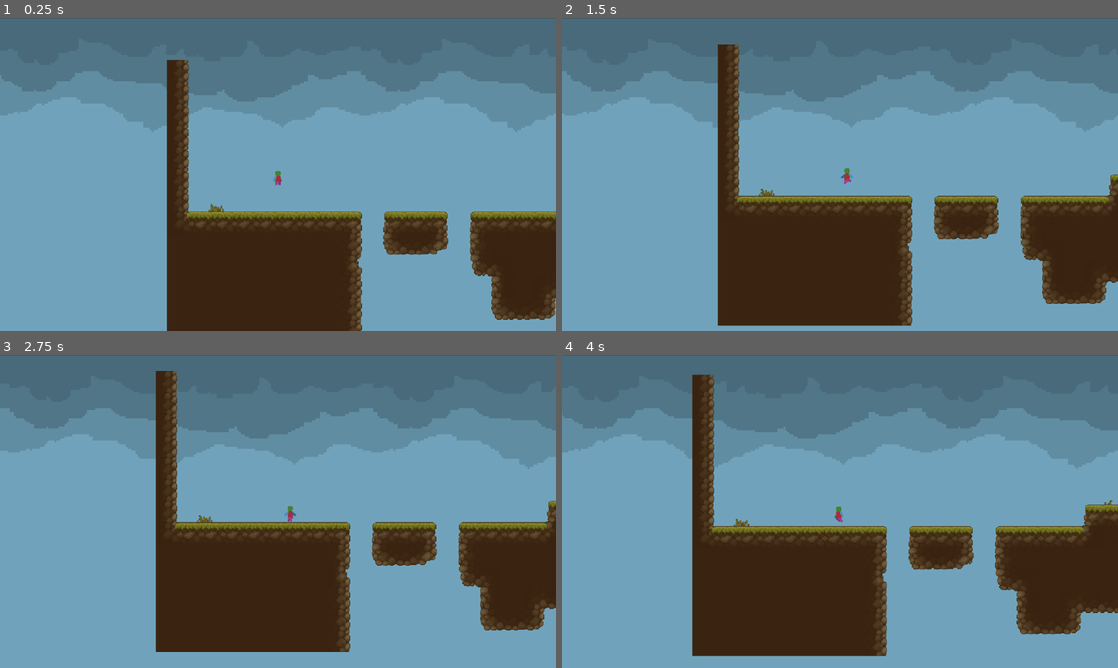
Above: before the commit, frames 1-4 (two rows, left to right).
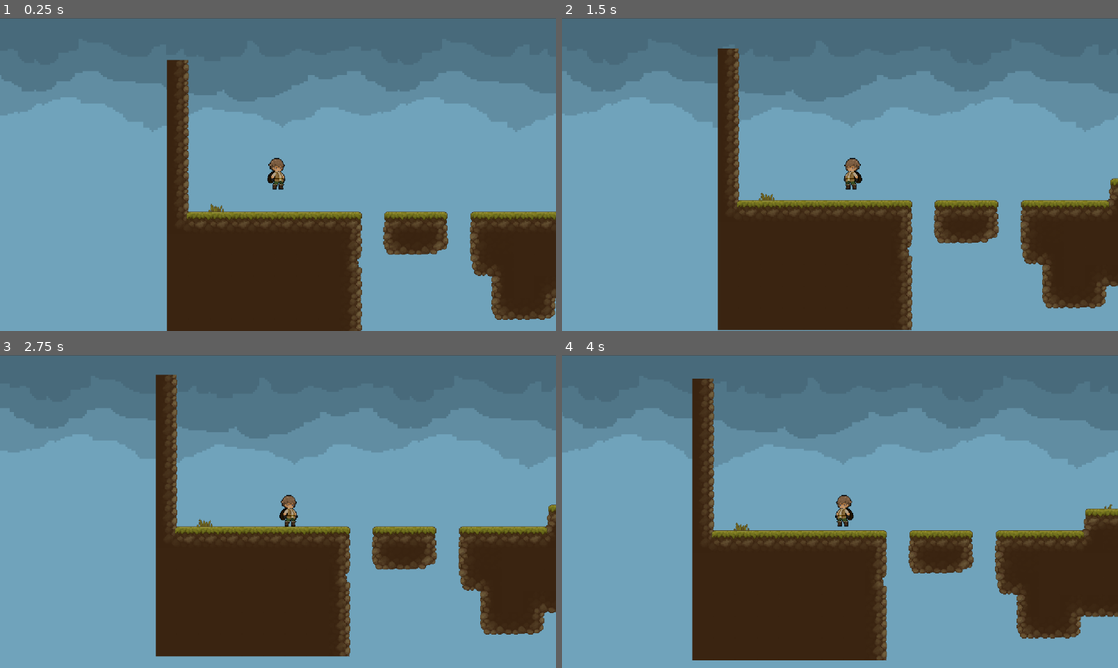
Above: after the commit, the same moments.

Repository: Evangelische-Zinzendorfschulen-Herrnhut/Platformer10-2
Game: Godot game, scene res://level/level.tscn
Same seed, same stepped clock (60 frames per second), same inputs: the game is played once before the commit and once after it.
Inputs:
- Up to frame 1 (0.25 s): no input
- Up to frame 2 (1.5 s): hold D (right) 0.53-1.28 s; tap Space (jump) at 0.77 s; hold A (left) from 1.28 s (still down)
- Up to frame 3 (2.75 s): tap Space (jump) at 1.52 s; release A (left) at 2.03 s; hold D (right) from 2.03 s (still down)
- Up to frame 4 (4 s): tap Space (jump) at 3.02, 3.77 s; release D (right) at 3.53 s; hold A (left) from 3.53 s (still down)

The runs differ from the first frame. In frame 1, 0.2% of the frame differs, in the area x 48-52%, y 44-55%; in frame 2, 4.4%; in frame 3, 4.4%; in frame 4, 4.7%, in the area x 23-100%, y 6-98%.

Commit message:
Player-Textur
Idle-Animation von Marie & Terra eingefügt, Projekteinstellungen geändert

Diff:
--- a/level/level.tscn
+++ b/level/level.tscn
@@ -2692,6 +2692,7 @@
 sources/0 = SubResource("TileSetAtlasSource_44x8d")
 
 [node name="Level" type="Node2D"]
+texture_filter = 1
 
 [node name="TileMap_Ground" type="TileMapLayer" parent="."]
 tile_map_data = PackedByteArray("AAAAAAcAAAABAAAAAAABAAcAAAABAAAAAAACAAcAAAABAAAAAAADAAcAAAABAAAAAAD//wcAAAABAAYAAAAFAA …(4224 unchanged characters)…
--- a/player/player.tscn
+++ b/player/player.tscn
@@ -1,76 +1,28 @@
-[gd_scene load_steps=19 format=3 uid="uid://dwm841xtadpl5"]
+[gd_scene load_steps=10 format=3 uid="uid://dwm841xtadpl5"]
 
-[ext_resource type="Texture2D" uid="uid://dtecs5ea8vrfr" path="res://assets/Character base.png" id="1_oul6g"]
 [ext_resource type="Script" uid="uid://b0tx4x088yg8y" path="res://player/player.gd" id="1_rkbax"]
-
-[sub_resource type="AtlasTexture" id="AtlasTexture_rkbax"]
-atlas = ExtResource("1_oul6g")
-region = Rect2(0, 0, 32, 32)
-
-[sub_resource type="AtlasTexture" id="AtlasTexture_g1dw6"]
-atlas = ExtResource("1_oul6g")
-region = Rect2(0, 32, 32, 32)
-
-[sub_resource type="AtlasTexture" id="AtlasTexture_yw30f"]
-atlas = ExtResource("1_oul6g")
-region = Rect2(32, 32, 32, 32)
+[ext_resource type="SpriteFrames" uid="uid://d2713jtx3qd8g" path="res://player/player_animations_old.tres" id="2_g1dw6"]
+[ext_resource type="Texture2D" uid="uid://0hgtt8wk5so4" path="res://assets/player/player_m_idle.png" id="3_yw30f"]
 
 [sub_resource type="AtlasTexture" id="AtlasTexture_qjkh3"]
-atlas = ExtResource("1_oul6g")
-region = Rect2(64, 32, 32, 32)
+atlas = ExtResource("3_yw30f")
+region = Rect2(0, 0, 64, 64)
 
 [sub_resource type="AtlasTexture" id="AtlasTexture_g6k8r"]
-atlas = ExtResource("1_oul6g")
-region = Rect2(96, 32, 32, 32)
+atlas = ExtResource("3_yw30f")
+region = Rect2(64, 0, 64, 64)
 
 [sub_resource type="AtlasTexture" id="AtlasTexture_boad6"]
-atlas = ExtResource("1_oul6g")
-region = Rect2(128, 32, 32, 32)
+atlas = ExtResource("3_yw30f")
+region = Rect2(0, 64, 64, 64)
 
 [sub_resource type="AtlasTexture" id="AtlasTexture_rgyib"]
-atlas = ExtResource("1_oul6g")
-region = Rect2(160, 32, 32, 32)
+atlas = ExtResource("3_yw30f")
+region = Rect2(64, 64, 64, 64)
 
-[sub_resource type="AtlasTexture" id="AtlasTexture_hg6s5"]
-atlas = ExtResource("1_oul6g")
-region = Rect2(0, 64, 32, 32)
-
-[sub_resource type="AtlasTexture" id="AtlasTexture_8t03j"]
-atlas = ExtResource("1_oul6g")
-region = Rect2(32, 64, 32, 32)
-
-[sub_resource type="AtlasTexture" id="AtlasTexture_2ieo8"]
-atlas = ExtResource("1_oul6g")
-region = Rect2(64, 64, 32, 32)
-
-[sub_resource type="AtlasTexture" id="AtlasTexture_ebec5"]
-atlas = ExtResource("1_oul6g")
-region = Rect2(96, 64, 32, 32)
-
-[sub_resource type="AtlasTexture" id="AtlasTexture_yllr7"]
-atlas = ExtResource("1_oul6g")
-region = Rect2(128, 64, 32, 32)
-
-[sub_resource type="AtlasTexture" id="AtlasTexture_kb6p2"]
-atlas = ExtResource("1_oul6g")
-region = Rect2(160, 64, 32, 32)
-
-[sub_resource type="AtlasTexture" id="AtlasTexture_wodsf"]
-atlas = ExtResource("1_oul6g")
-region = Rect2(224, 64, 32, 32)
-
-[sub_resource type="SpriteFrames" id="SpriteFrames_32hag"]
+[sub_resource type="SpriteFrames" id="SpriteFrames_hg6s5"]
 animations = [{
 "frames": [{
-"duration": 1.0,
-"texture": SubResource("AtlasTexture_rkbax")
-}, {
-"duration": 1.0,
-"texture": SubResource("AtlasTexture_g1dw6")
-}, {
-"duration": 1.0,
-"texture": SubResource("AtlasTexture_yw30f")
-}, {
 "duration": 1.0,
 "texture": SubResource("AtlasTexture_qjkh3")
 }, {
@@ -85,49 +37,29 @@
 }],
 "loop": true,
 "name": &"idle",
-"speed": 8.0
-}, {
-"frames": [{
-"duration": 1.0,
-"texture": SubResource("AtlasTexture_hg6s5")
-}, {
-"duration": 1.0,
-"texture": SubResource("AtlasTexture_8t03j")
-}, {
-"duration": 1.0,
-"texture": SubResource("AtlasTexture_2ieo8")
-}, {
-"duration": 1.0,
-"texture": SubResource("AtlasTexture_ebec5")
-}, {
-"duration": 1.0,
-"texture": SubResource("AtlasTexture_yllr7")
-}, {
-"duration": 1.0,
-"texture": SubResource("AtlasTexture_kb6p2")
-}, {
-"duration": 1.0,
-"texture": SubResource("AtlasTexture_wodsf")
-}],
-"loop": true,
-"name": &"run",
-"speed": 12.0
+"speed": 3.0
 }]
 
 [sub_resource type="RectangleShape2D" id="RectangleShape2D_tqiix"]
-size = Vector2(8, 23)
+size = Vector2(26, 46)
 
 [node name="Player" type="CharacterBody2D"]
 script = ExtResource("1_rkbax")
 
 [node name="AnimatedSprite2D" type="AnimatedSprite2D" parent="."]
-sprite_frames = SubResource("SpriteFrames_32hag")
+position = Vector2(3, -2)
+sprite_frames = SubResource("SpriteFrames_hg6s5")
 animation = &"idle"
 autoplay = "idle"
-frame_progress = 0.73276675
+
+[node name="AnimatedSprite2D_old" type="AnimatedSprite2D" parent="."]
+visible = false
+sprite_frames = ExtResource("2_g1dw6")
+animation = &"idle"
+autoplay = "idle"
 
 [node name="CollisionShape2D" type="CollisionShape2D" parent="."]
-position = Vector2(0, 4.5)
+position = Vector2(-2, -1)
 shape = SubResource("RectangleShape2D_tqiix")
 
 [node name="Camera2D" type="Camera2D" parent="."]
--- /dev/null
+++ b/player/player_animations_old.tres
@@ -0,0 +1,114 @@
+[gd_resource type="SpriteFrames" load_steps=16 format=3 uid="uid://d2713jtx3qd8g"]
+
+[ext_resource type="Texture2D" uid="uid://dtecs5ea8vrfr" path="res://assets/Character base.png" id="1_108ws"]
+
+[sub_resource type="AtlasTexture" id="AtlasTexture_rkbax"]
+atlas = ExtResource("1_108ws")
+region = Rect2(0, 0, 32, 32)
+
+[sub_resource type="AtlasTexture" id="AtlasTexture_g1dw6"]
+atlas = ExtResource("1_108ws")
+region = Rect2(0, 32, 32, 32)
+
+[sub_resource type="AtlasTexture" id="AtlasTexture_yw30f"]
+atlas = ExtResource("1_108ws")
+region = Rect2(32, 32, 32, 32)
+
+[sub_resource type="AtlasTexture" id="AtlasTexture_qjkh3"]
+atlas = ExtResource("1_108ws")
+region = Rect2(64, 32, 32, 32)
+
+[sub_resource type="AtlasTexture" id="AtlasTexture_g6k8r"]
+atlas = ExtResource("1_108ws")
+region = Rect2(96, 32, 32, 32)
+
+[sub_resource type="AtlasTexture" id="AtlasTexture_boad6"]
+atlas = ExtResource("1_108ws")
+region = Rect2(128, 32, 32, 32)
+
+[sub_resource type="AtlasTexture" id="AtlasTexture_rgyib"]
+atlas = ExtResource("1_108ws")
+region = Rect2(160, 32, 32, 32)
+
+[sub_resource type="AtlasTexture" id="AtlasTexture_hg6s5"]
+atlas = ExtResource("1_108ws")
+region = Rect2(0, 64, 32, 32)
+
+[sub_resource type="AtlasTexture" id="AtlasTexture_8t03j"]
+atlas = ExtResource("1_108ws")
+region = Rect2(32, 64, 32, 32)
+
+[sub_resource type="AtlasTexture" id="AtlasTexture_2ieo8"]
+atlas = ExtResource("1_108ws")
+region = Rect2(64, 64, 32, 32)
+
+[sub_resource type="AtlasTexture" id="AtlasTexture_ebec5"]
+atlas = ExtResource("1_108ws")
+region = Rect2(96, 64, 32, 32)
+
+[sub_resource type="AtlasTexture" id="AtlasTexture_yllr7"]
+atlas = ExtResource("1_108ws")
+region = Rect2(128, 64, 32, 32)
+
+[sub_resource type="AtlasTexture" id="AtlasTexture_kb6p2"]
+atlas = ExtResource("1_108ws")
+region = Rect2(160, 64, 32, 32)
+
+[sub_resource type="AtlasTexture" id="AtlasTexture_wodsf"]
+atlas = ExtResource("1_108ws")
+region = Rect2(224, 64, 32, 32)
+
+[resource]
+animations = [{
+"frames": [{
+"duration": 1.0,
+"texture": SubResource("AtlasTexture_rkbax")
+}, {
+"duration": 1.0,
+"texture": SubResource("AtlasTexture_g1dw6")
+}, {
+"duration": 1.0,
+"texture": SubResource("AtlasTexture_yw30f")
+}, {
+"duration": 1.0,
+"texture": SubResource("AtlasTexture_qjkh3")
+}, {
+"duration": 1.0,
+"texture": SubResource("AtlasTexture_g6k8r")
+}, {
+"duration": 1.0,
+"texture": SubResource("AtlasTexture_boad6")
+}, {
+"duration": 1.0,
+"texture": SubResource("AtlasTexture_rgyib")
+}],
+"loop": true,
+"name": &"idle",
+"speed": 8.0
+}, {
+"frames": [{
+"duration": 1.0,
+"texture": SubResource("AtlasTexture_hg6s5")
+}, {
+"duration": 1.0,
+"texture": SubResource("AtlasTexture_8t03j")
+}, {
+"duration": 1.0,
+"texture": SubResource("AtlasTexture_2ieo8")
+}, {
+"duration": 1.0,
+"texture": SubResource("AtlasTexture_ebec5")
+}, {
+"duration": 1.0,
+"texture": SubResource("AtlasTexture_yllr7")
+}, {
+"duration": 1.0,
+"texture": SubResource("AtlasTexture_kb6p2")
+}, {
+"duration": 1.0,
+"texture": SubResource("AtlasTexture_wodsf")
+}],
+"loop": true,
+"name": &"run",
+"speed": 12.0
+}]
--- a/project.godot
+++ b/project.godot
@@ -13,12 +13,13 @@
 config/name="Platformer10-2"
 run/main_scene="uid://2vvep7bqnr1r"
 config/features=PackedStringArray("4.5", "GL Compatibility")
-config/icon="res://icon.svg"
+boot_splash/use_filter=false
+boot_splash/image="uid://ckb1dhpjqm357"
+config/icon="uid://ckb1dhpjqm357"
+boot_splash/minimum_display_time=1500
 
 [display]
 
-window/size/window_width_override=960
-window/size/window_height_override=540
 window/stretch/mode="viewport"
 
 [input]
Binary file added: assets/player/player_m_idle.png
Not shown, added: assets/player/player_m_idle.png.import
Binary file added: assets/player_m.png
Not shown, added: assets/player_m.png.import
Not shown, changed: assets/Pixel Art Platformer - Village Props v2.3.0/Texture/Thumbs.db
Not shown, changed: assets/background/Thumbs.db
